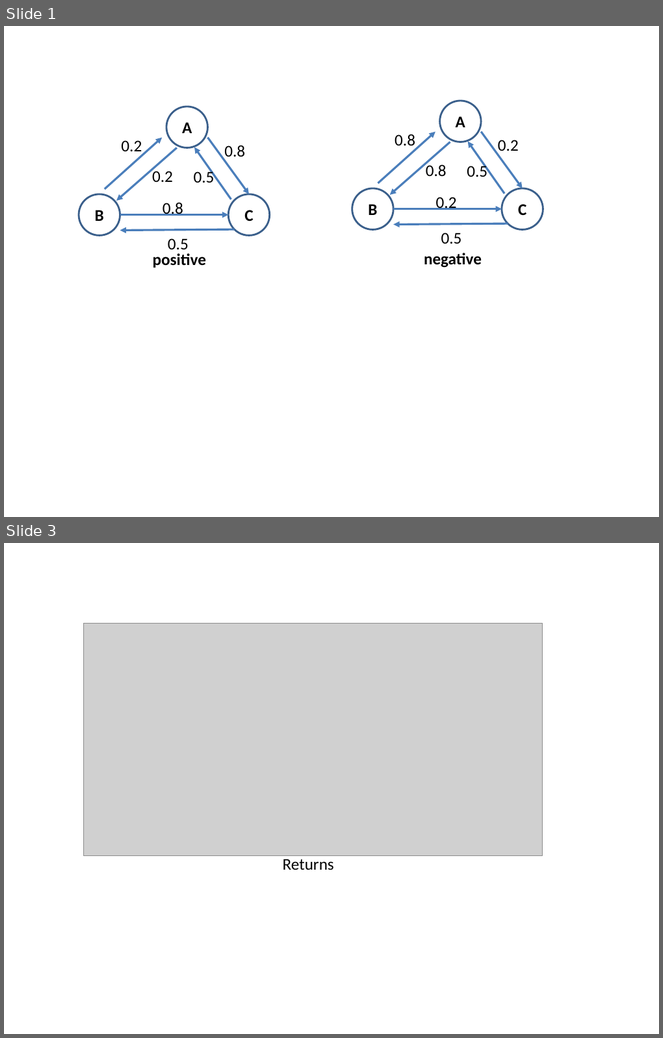
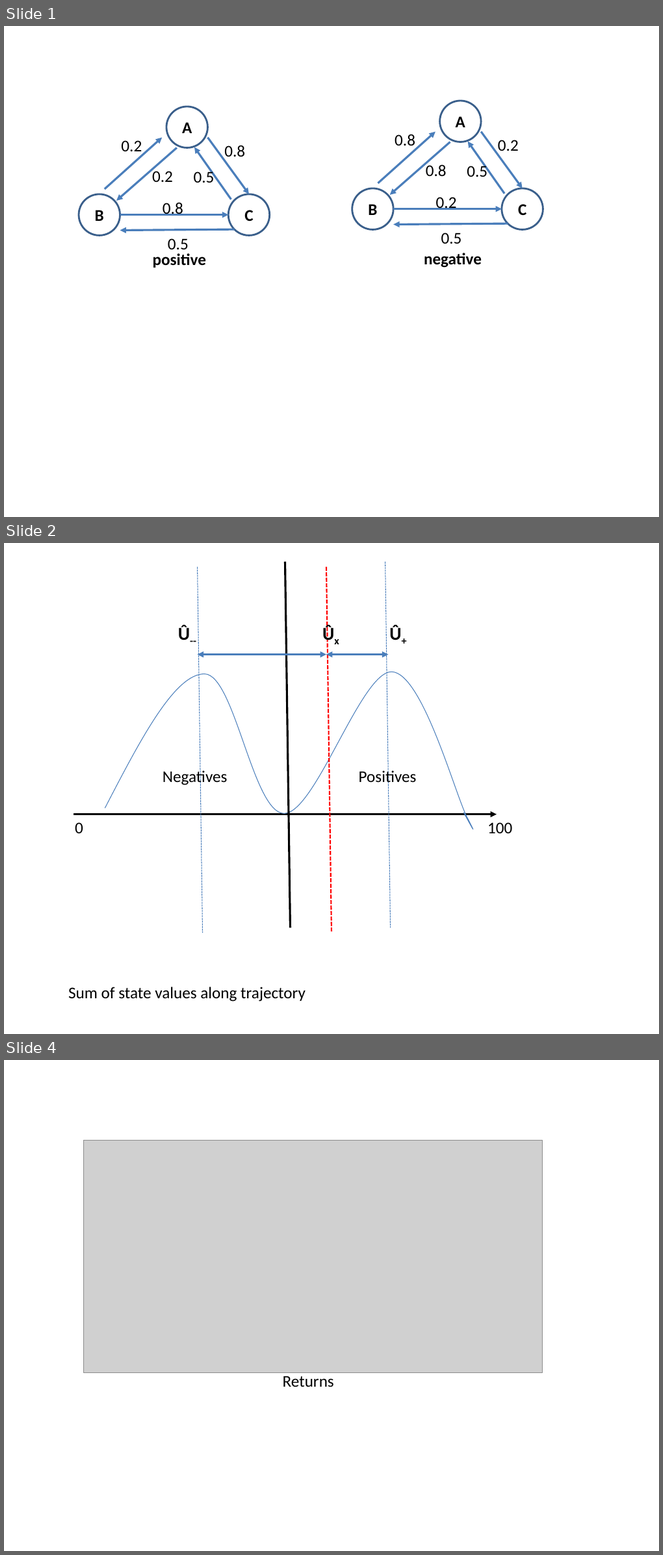
Before and after one commit to rllabmcgill/rlcourse-april-7-onucharles, a slide deck: graphics.pptx. Shown one above the other, each under a label of ours: slides 1 and 3 before the commit, slides 1, 2 and 4 after it; the slides between them are not shown. The pictures are 663x1038 and 663x1555 pixels, drawn with LibreOffice and Linux fonts; fonts in the diff are those of the drawing; grey boxes stand for pictures. Boxes give left, top, right and bottom in pixels: in the first picture for what was removed or moved away, otherwise in the second. Text is boxed around its words. In the diff, an @@ line names an element or a change of style, - is before the commit and + after.

```diff
--- a/graphics.pptx
+++ b/graphics.pptx
@@ slide 2 added at (x1=4, y1=543, x2=659, y2=1034), background #FFFFFF @@
@@ group added at (x1=74, y1=562, x2=512, y2=933): 7 texts, 4 lines, 2 double arrows, 1 arrow, 1 freeform shape @@
+Negatives
+Positives
+0
+100
+Û+
+Û--
+Ûx
@@ text added at (x1=68, y1=987, x2=306, y2=1002), 18 pt, text #000000 @@
+Sum of state values along trajectory
@@ what was slide 3 is now slide 4 @@
```
Also in this commit, not shown: 1 other slide added, 1 slide removed, 1 other file.
